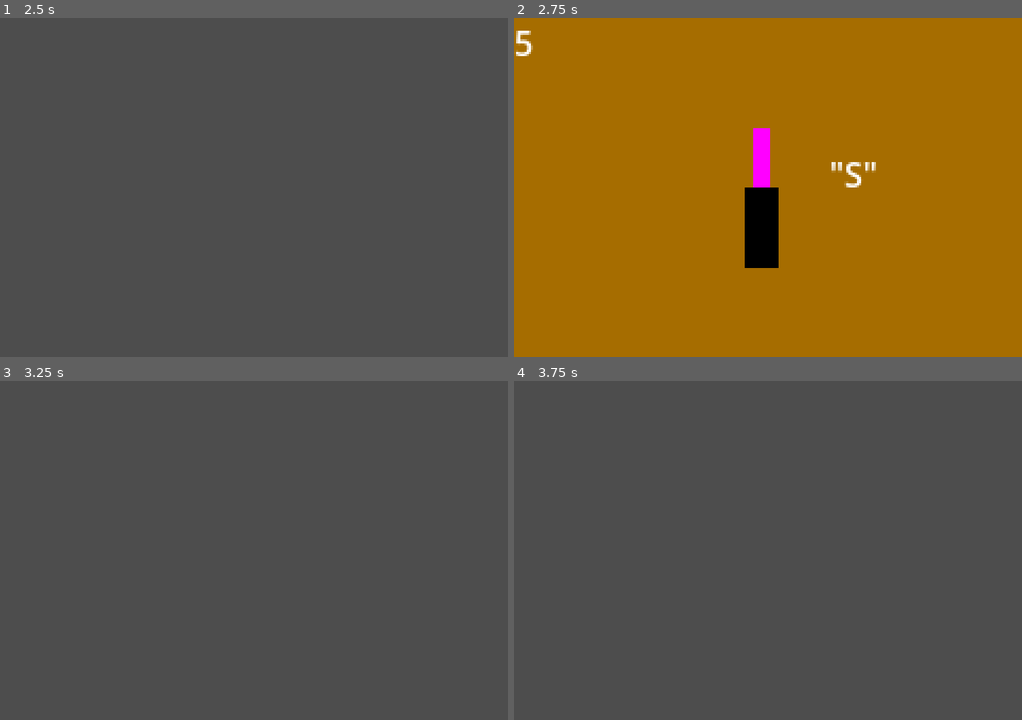
Above: before the commit, frames 1-4 (two rows, left to right).
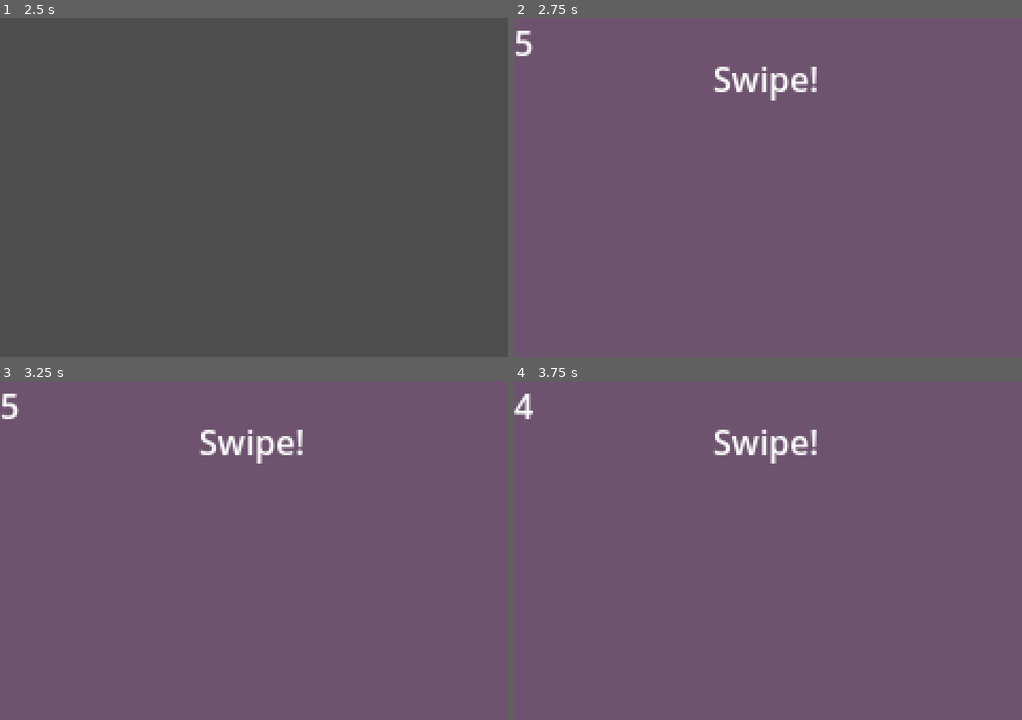
Above: after the commit, the same moments.

Repository: emmetl913/GMTK2024
Game: Godot game, scene res://menus/MainMenu.tscn
Two runs of this game, one before a commit and one after it. Both use one fixed random seed, a clock stepped at 60 frames per second and the inputs below. The engine's default icon, where the game draws it, is replaced by a stand-in: a white triangle on a blue panel in a dark square.
Inputs (mouse positions are in pixels of both pictures, inside the frame that each line leads up to):
- Up to frame 1 (2.5 s): click "Start" at 0.5 s; tap Enter at 1.25 s; move the mouse to (365, 170) at 1.27 s; hold S (S) 1.28-2.03 s; tap W (W) at 1.55, 2.1 s; tap Space at 2 s; move the mouse to (152, 204) at 2.02 s; tap S (S) at 2.3 s
- Up to frame 2 (2.75 s): no input
- Up to frame 3 (3.25 s): move the mouse to (304, 475) at 2.77 s; press the mouse at (304, 475) at 2.78 s; tap W (W) at 3.05 s
- Up to frame 4 (3.75 s): tap Enter at 3.5 s; move the mouse to (742, 618) at 3.52 s; release the mouse at (742, 618) at 3.53 s; tap S (S) at 3.6 s

Frame 1 is identical in both runs. In frame 2, 100% of the frame differs, in the area x 0-100%, y 0-100%; in frame 3, 100%; in frame 4, 100%.

Commit message:
Wiping Game

Diff:
--- a/games/CrackingGame/CrackingGame.gd
+++ b/games/CrackingGame/CrackingGame.gd
@@ -10,6 +10,7 @@
 var is_cracking : bool = false
 var total_cracks : int = 0
 var max_cracks : int
+var has_won : bool = false
 
 # Called when the node enters the scene tree for the first time.
 func _ready():
@@ -30,7 +31,7 @@
 # Called every frame. 'delta' is the elapsed time since the previous frame.
 func _process(delta):
 	if is_cracking:
-		print(egg_path.progress_ratio)
+		#print(egg_path.progress_ratio)
 		if egg_path.progress_ratio < 1:
 			egg_path.progress += crack_speed*delta
 		else:
@@ -49,7 +50,6 @@
 		$EggStuff/Path2D/PathFollow2D/Sprite2D.visible = false
 		super.onLose()
 	if max_cracks == total_cracks:
-		print("Won in game")
 		if $Crack_timer.time_left == 0:
 			$Crack_timer.start()
 		$EggStuff/Path2D/PathFollow2D/Sprite2D.self_modulate = Color(0,1,0)
--- /dev/null
+++ b/games/WipingGame/WipingGame.gd
@@ -0,0 +1,27 @@
+extends Base_Game
+
+@export var swipes_to_win : int
+var total_swipes : int = 0
+@onready var mouse_prop = InputEventMouseMotion
+var curr_vel = Vector2(0,0)
+var has_won : bool = false
+
+# Called when the node enters the scene tree for the first time.
+func _ready():
+	timers = [5, 4, 3, 2]
+	$MouseDetection.start()
+
+
+# Called every frame. 'delta' is the elapsed time since the previous frame.
+func _process(delta):
+	if total_swipes >= swipes_to_win and not has_won:
+		print("Won in game")
+		super.onWin()
+
+func _input(event):
+	if event is InputEventMouseMotion:
+		curr_vel = event.velocity
+
+func _on_mouse_detection_timeout():
+	if curr_vel.x > 5 or curr_vel.y > 5:
+		total_swipes += 1
--- /dev/null
+++ b/games/WipingGame/WipingGame.tscn
@@ -0,0 +1,24 @@
+[gd_scene load_steps=2 format=3 uid="uid://eeqvrbatj6qs"]
+
+[ext_resource type="Script" path="res://games/WipingGame/WipingGame.gd" id="1_3f400"]
+
+[node name="WipingGame" type="Node2D"]
+script = ExtResource("1_3f400")
+swipes_to_win = 5
+
+[node name="ColorRect" type="ColorRect" parent="."]
+offset_right = 240.0
+offset_bottom = 160.0
+color = Color(0.427451, 0.32549, 0.431373, 1)
+
+[node name="MouseDetection" type="Timer" parent="."]
+wait_time = 0.5
+
+[node name="Label" type="Label" parent="."]
+offset_left = 94.0
+offset_top = 17.0
+offset_right = 134.0
+offset_bottom = 40.0
+text = "Swipe!"
+
+[connection signal="timeout" from="MouseDetection" to="." method="_on_mouse_detection_timeout"]
--- a/worlds/MicroGamePlayer.gd
+++ b/worlds/MicroGamePlayer.gd
@@ -30,6 +30,7 @@
 	gameScenes.append(preload("res://games/ChurningGame/ChurningGame.tscn"))
 	gameScenes.append(preload("res://games/CrackingGame/CrackingGame.tscn"))
 	gameScenes.append(preload("res://games/IcingGame/IcingGame.tscn"))
+	gameScenes.append(preload("res://games/WipingGame/WipingGame.tscn"))
 
 func startGame(gameID: int):
 	game_inst = gameScenes[gameID].instantiate()
